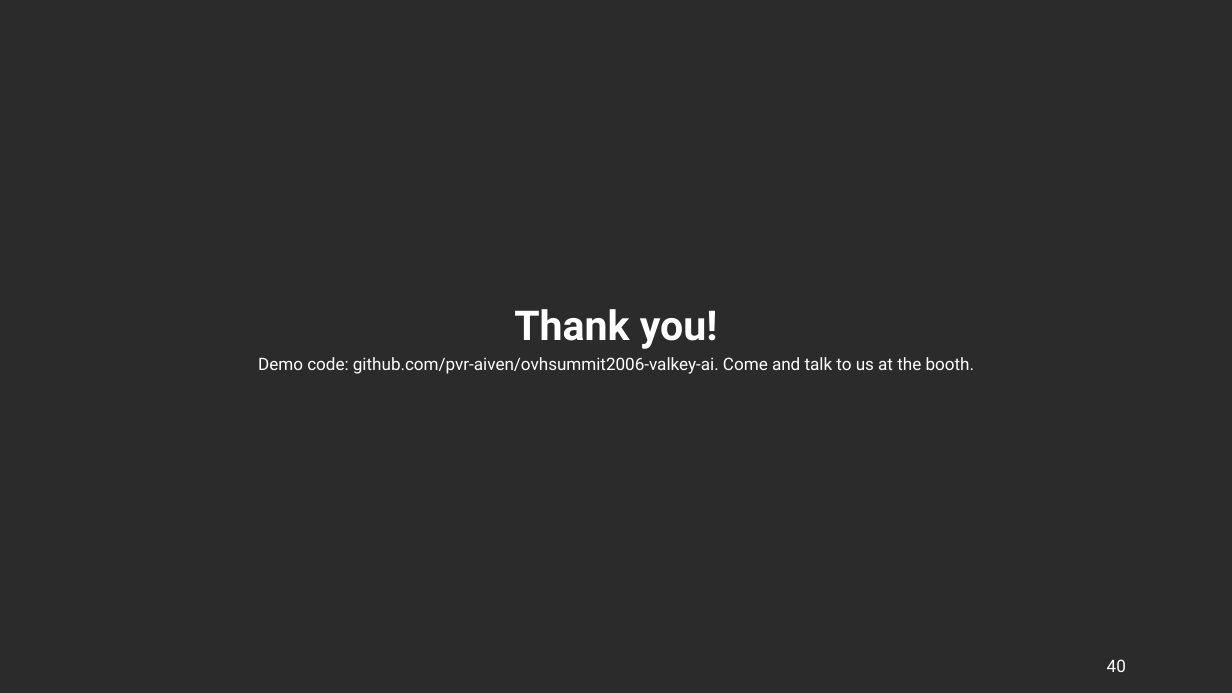
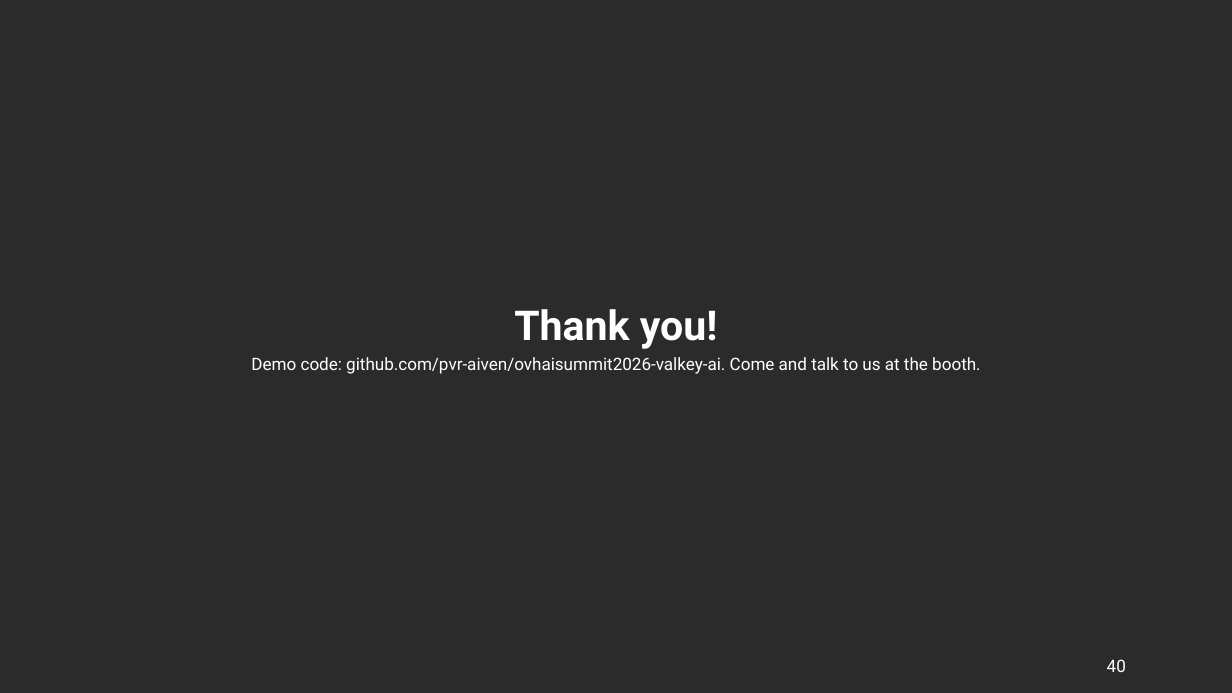
Before and after one commit to pvr-aiven/ovhaisummit2026-valkey-ai, a slide deck: slide 40 of valkey-ai-summit2026-en.pptx. Drawn at 1232x693 pixels with LibreOffice and Linux fonts; fonts in the diff are those of the drawing; background and template pictures are left out; a plain dark background stands for a picture behind light text. Boxes give left, top, right and bottom in pixels: in the first picture for what was removed or moved away, otherwise in the second. Text is boxed around its words. In the diff, an @@ line names an element or a change of style, - is before the commit and + after.

```diff
--- a/valkey-ai-summit2026-en.pptx
+++ b/valkey-ai-summit2026-en.pptx
@@ text at (x1=251, y1=357, x2=980, y2=374): text changed @@
-Demo code: github.com/pvr-aiven/ovhsummit2006-valkey-ai. Come and talk to us at the booth.
+Demo code: github.com/pvr-aiven/ovhaisummit2026-valkey-ai. Come and talk to us at the booth.
```
Also in this commit, not shown: 2 other slides changed, 1 slide added, 8 other files.
